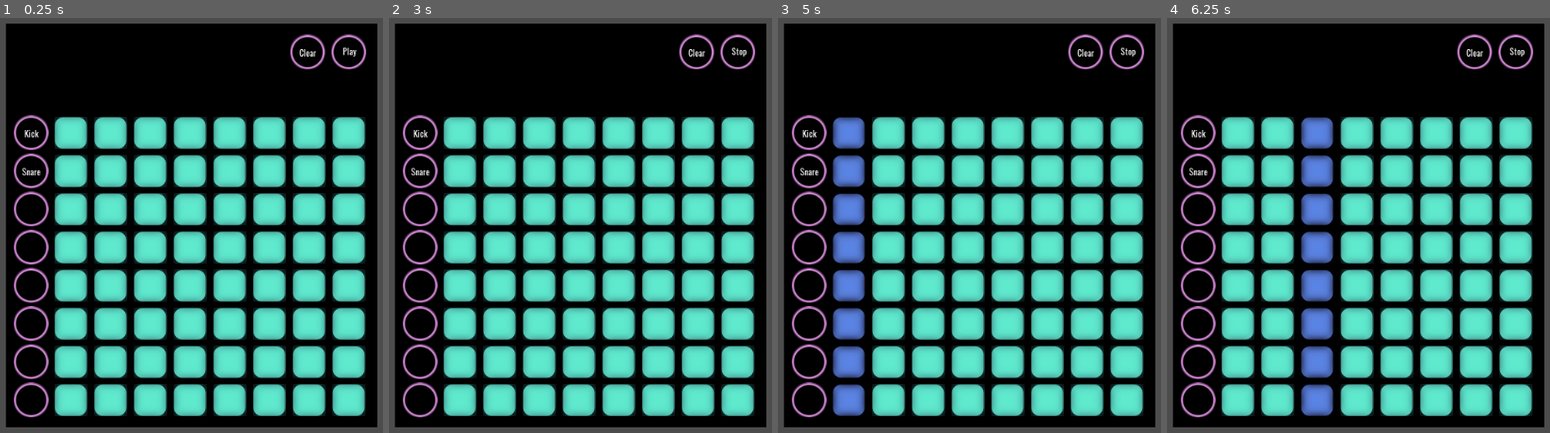
Above: before the commit, frames 1-4 (left to right).
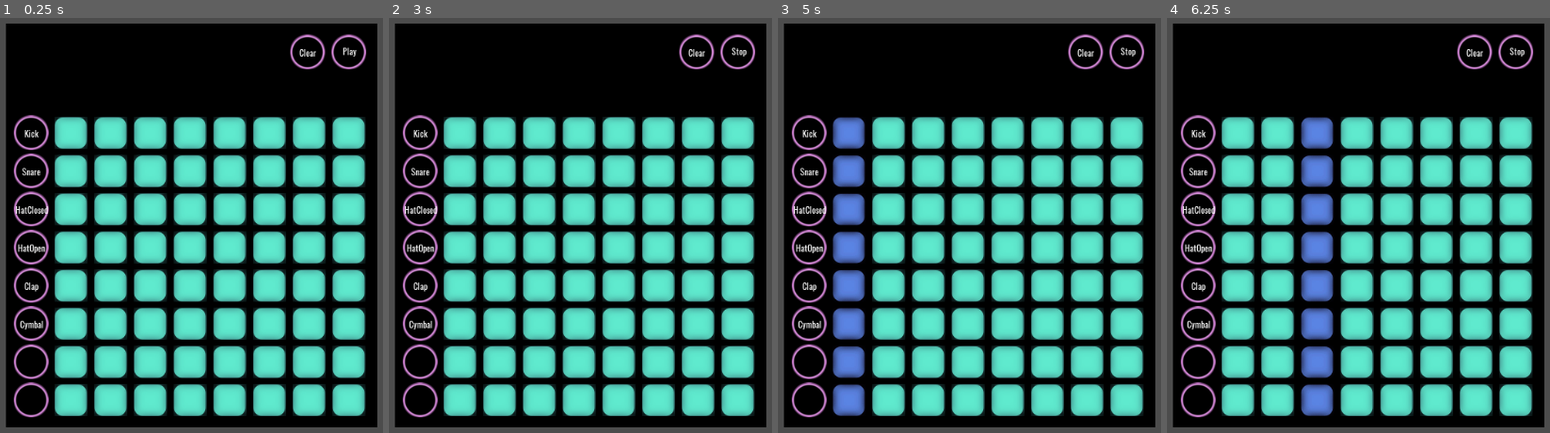
Above: after the commit, the same moments.

Repository: mdructor/beat_hacker
Game: Godot game, scene res://Assets/Scenes/Main.tscn
Two runs of this game, one before a commit and one after it. Both use one fixed random seed, a clock stepped at 60 frames per second and the inputs below.
Inputs (mouse positions are in pixels of both pictures, inside the frame that each line leads up to):
- Up to frame 1 (0.25 s): no input
- Up to frame 2 (3 s): click (419, 246) at 0.5 s, where only the run after the commit has a clickable "HatOpen"; click (419, 287) at 1.25 s, where only the run after the commit has a clickable "Clap"; click (419, 325) at 2 s, where only the run after the commit has a clickable "Cymbal"; click "Play" at 2.75 s
- Up to frame 3 (5 s): click "Stop" at 3.5 s; click "Play" at 4.25 s
- Up to frame 4 (6.25 s): click "Clear" at 5 s; click "Kick" at 5.75 s

The runs differ from the first frame. In frame 1, 0.4% of the frame differs, in the area x 4-13%, y 45-76%; in frame 2, 0.4%; in frame 3, 0.4%; in frame 4, 0.4%.

Commit message:
Add more sample buttons

Diff:
--- a/Assets/Scenes/SampleStreamer.tscn
+++ b/Assets/Scenes/SampleStreamer.tscn
@@ -1,7 +1,11 @@
-[gd_scene load_steps=3 format=2]
+[gd_scene load_steps=7 format=2]
 
 [ext_resource path="res://Assets/Sounds/808/808-Snare.wav" type="AudioStream" id=1]
 [ext_resource path="res://Assets/Sounds/808/808-Kick.wav" type="AudioStream" id=2]
+[ext_resource path="res://Assets/Sounds/808/hh.wav" type="AudioStream" id=3]
+[ext_resource path="res://Assets/Sounds/808/open-hh.wav" type="AudioStream" id=4]
+[ext_resource path="res://Assets/Sounds/808/cymbal.wav" type="AudioStream" id=5]
+[ext_resource path="res://Assets/Sounds/808/clap.wav" type="AudioStream" id=6]
 
 [node name="SampleStreamer" type="Node"]
 
@@ -10,3 +14,15 @@
 
 [node name="808-Snare" type="AudioStreamPlayer" parent="."]
 stream = ExtResource( 1 )
+
+[node name="808-HatClosed" type="AudioStreamPlayer" parent="."]
+stream = ExtResource( 3 )
+
+[node name="808-HatOpen" type="AudioStreamPlayer" parent="."]
+stream = ExtResource( 4 )
+
+[node name="808-Clap" type="AudioStreamPlayer" parent="."]
+stream = ExtResource( 6 )
+
+[node name="808-Cymbal" type="AudioStreamPlayer" parent="."]
+stream = ExtResource( 5 )
--- a/Assets/Scripts/Sequencer.gd
+++ b/Assets/Scripts/Sequencer.gd
@@ -36,6 +36,10 @@
 func initialize_sample_buttons():
 	_sampleButtons[0].initialize("Kick", "808-Kick")
 	_sampleButtons[1].initialize("Snare", "808-Snare")
+	_sampleButtons[2].initialize("HatClosed", "808-HatClosed")
+	_sampleButtons[3].initialize("HatOpen", "808-HatOpen")
+	_sampleButtons[4].initialize("Clap", "808-Clap")
+	_sampleButtons[5].initialize("Cymbal", "808-Cymbal")
 
 
 func _on_PlayButton_pressed():
